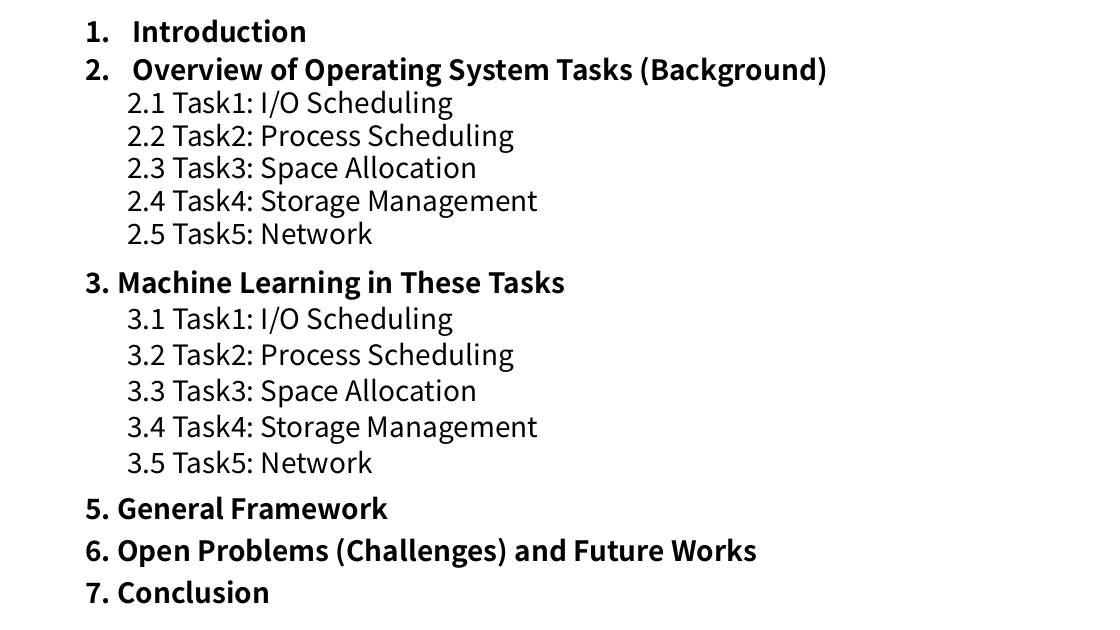
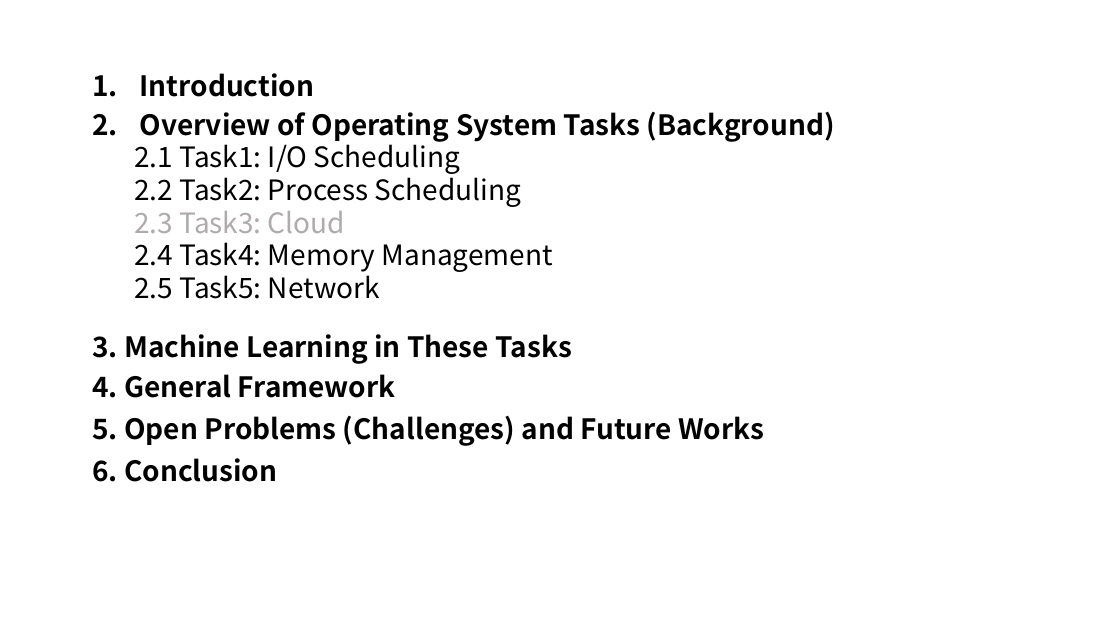
Before and after one commit to LiuYingying0104/AIOS, a slide deck: slide 6 of Papers/ML Apply in OS/updates.pptx. Drawn at 1120x630 pixels with LibreOffice and Linux fonts; fonts in the diff are those of the drawing. Boxes give left, top, right and bottom in pixels: in the first picture for what was removed or moved away, otherwise in the second. Text is boxed around its words. In the diff, an @@ line names an element or a change of style, - is before the commit and + after.

```diff
--- a/Papers/ML Apply in OS/updates.pptx
+++ b/Papers/ML Apply in OS/updates.pptx
@@ text "Introduction" moved from (x1=127, y1=19, x2=828, y2=245) to (x1=134, y1=73, x2=835, y2=299) @@
@@ text at (x1=134, y1=211, x2=553, y2=272): text changed @@
-  2.3 Task3: Space Allocation
-  2.4 Task4: Storage Management
+  2.3 Task3: Cloud
+  2.4 Task4: Memory Management
@@ text "3. Machine Learning in These ..." moved from (x1=85, y1=270, x2=565, y2=474) to (x1=92, y1=334, x2=572, y2=364) @@
@@ text at (x1=127, y1=306, x2=538, y2=474): paragraphs removed @@
-  3.1 Task1: I/O Scheduling
-  3.2 Task2: Process Scheduling
-  3.3 Task3: Space Allocation
-  3.4 Task4: Storage Management
-  3.5 Task5: Network
@@ text at (x1=92, y1=374, x2=764, y2=482): text changed @@
-5. General Framework
-6. Open Problems (Challenges) and Future Works
-7. Conclusion
+4. General Framework
+5. Open Problems (Challenges) and Future Works
+6. Conclusion
```
Also in this commit, not shown: 1 other slide changed, 1 slide added, 1 other file.
